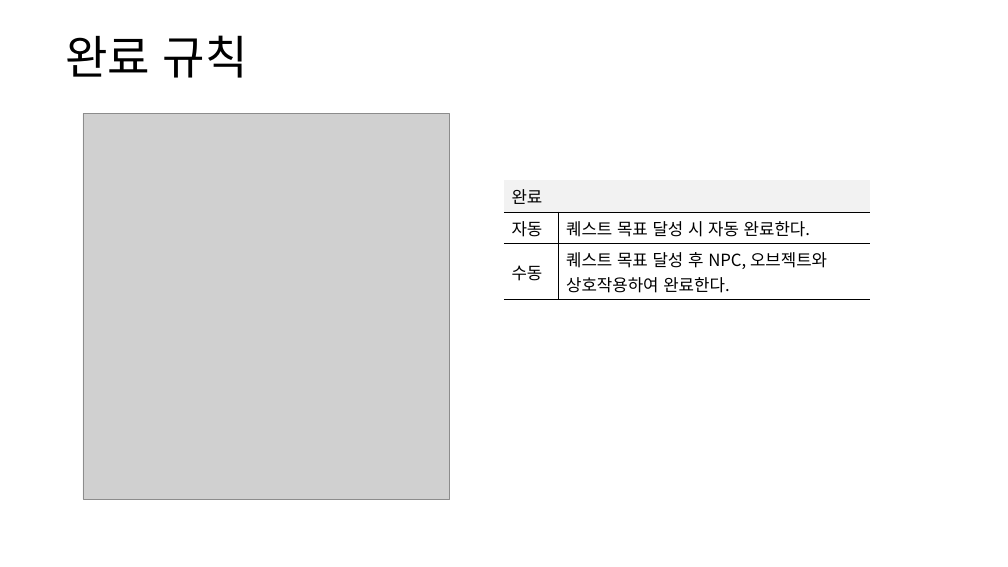
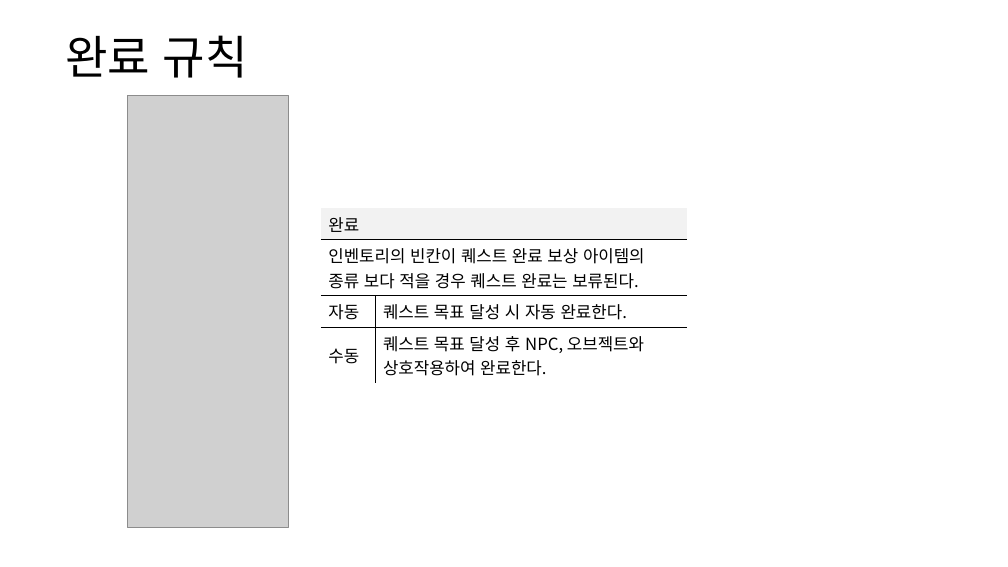
Before and after one commit to yjk0401/unityenginebasic_9th, a slide deck: slide 10 of 기획/방랑엽사전/퀘스트 시스템 기획서.pptx. Drawn at 1008x567 pixels with LibreOffice and Linux fonts; fonts in the diff are those of the drawing; grey boxes stand for pictures. Boxes give left, top, right and bottom in pixels: in the first picture for what was removed or moved away, otherwise in the second. Text is boxed around its words. In the diff, an @@ line names an element or a change of style, - is before the commit and + after.

```diff
--- a/기획/방랑엽사전/퀘스트 시스템 기획서.pptx
+++ b/기획/방랑엽사전/퀘스트 시스템 기획서.pptx
@@ picture removed at <box>83,113,449,499</box> @@
@@ picture added at <box>127,96,288,528</box> @@
@@ table at <box>321,208,687,380</box> @@
+row 2: 인벤토리의 빈칸이 퀘스트 완료 보상 아이템의 종류 보다 적을 경우 퀘스트 완료는 보류된다. | 
@@ table: place and size @@
-table at <box>504,180,870,297</box>
+table at <box>321,208,687,380</box>
```
Also in this commit, not shown: 1 other slide changed, 1 slide added, 2 other files.
